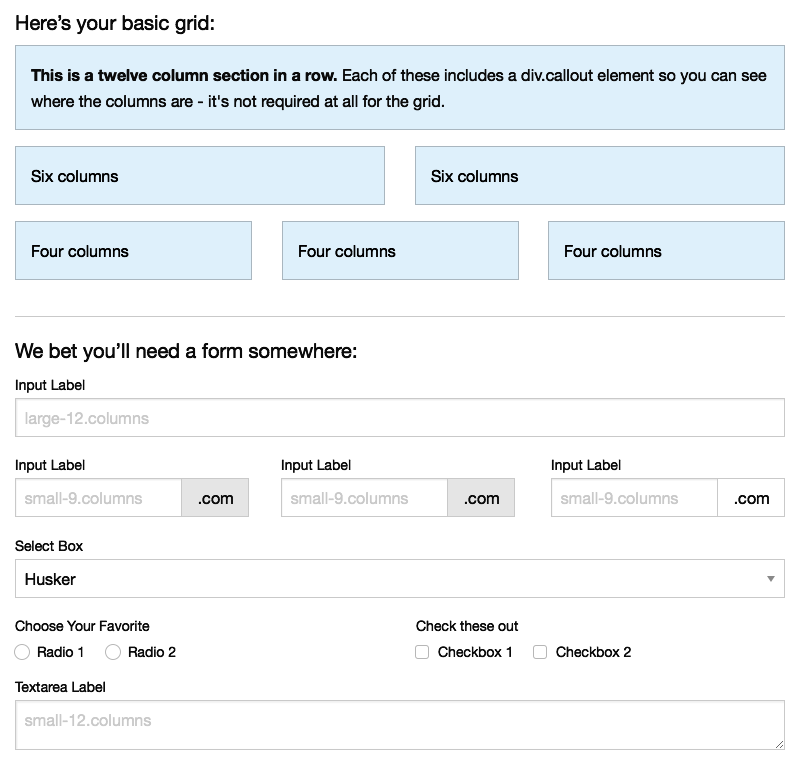
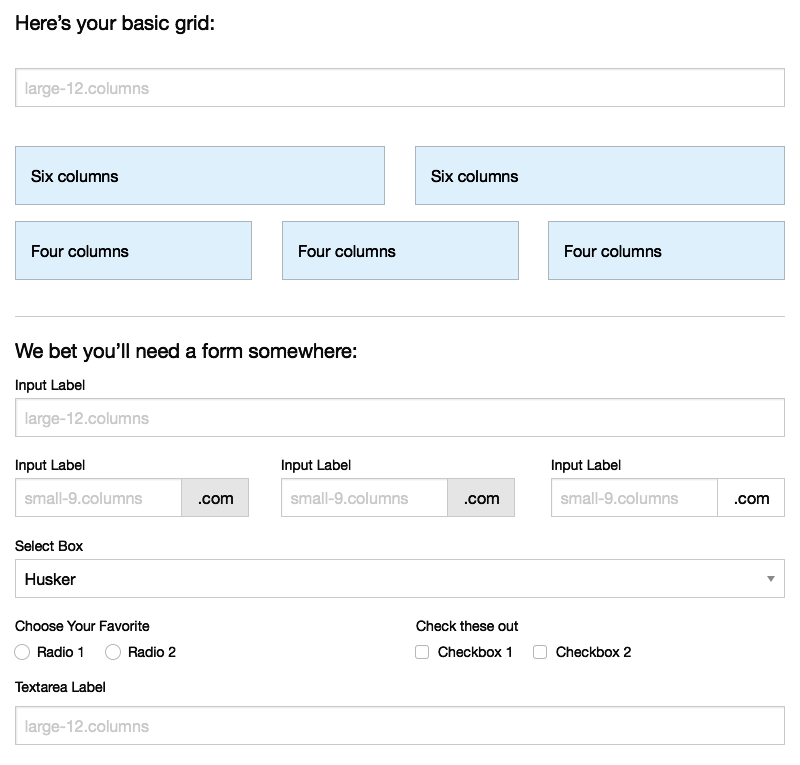
Layer changes from the first (800, 765) image to the second:
renamed "large-12,panel" to "input-large-12", painted on it over (15, 45, 785, 130)
painted on "textarea" over (15, 700, 785, 750)
